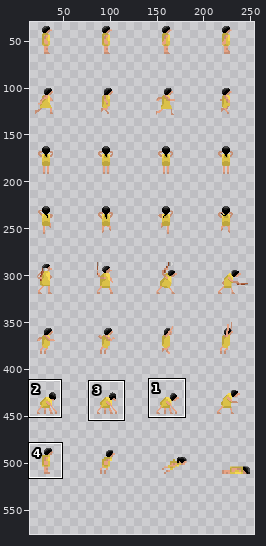
Edited in one commit: sprite sheet (data/guy.png). The first picture is a wide view before the edit; the outline marks the close-up.
Close-up. Before:
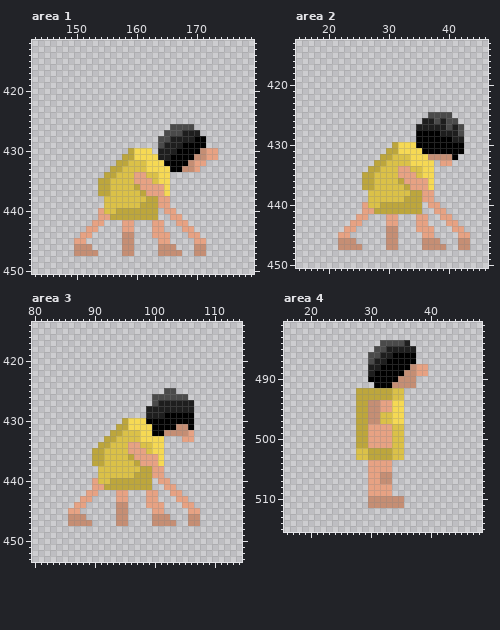
The file is 256x576 pixels. Shown: area 1: x 143..179, y 412..450; area 2: x 15..46, y 413..450; area 3: x 80..114, y 414..453; area 4: x 16..48, y 481..515. The wide view leaves out empty margins. The commit also changed other parts of the picture, which this record leaves out.
After the commit:
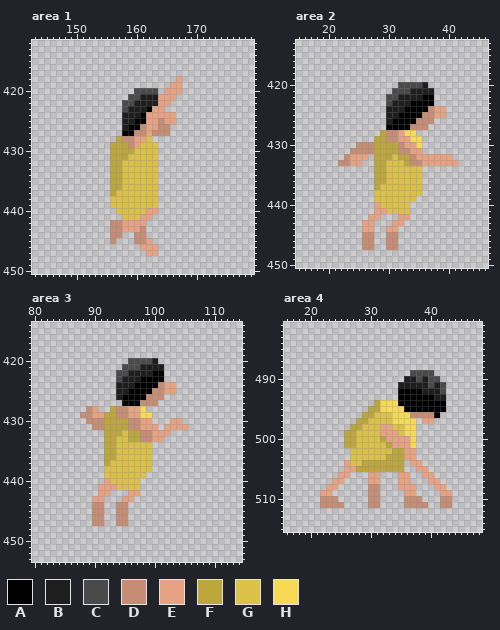
Palette (. is transparent): A #000000  B #1e1e1e  C #4a4a4a  D #c58e74  E #e7a283  F #bda63c  G #dbc148  H #f6d954
From old to new:
Area 1:
y 418: x 167 . -> E
y 419: x 166..167 .. -> EE
y 420: x 160..163 .... -> CCCC; x 165..167 ... -> EEE
y 421: x 159..166 ........ -> CCBBBEEE
y 422: x 158..165 ........ -> CCBBBBEE
y 423: x 158..164 ....... -> CBBBAEE
y 424: x 158..166 ......... -> BBBAEEEEE
y 425: x 158..166 ......... -> BBAAEEDEE
y 426: x 158..169 ........CCCC -> BAADEEDD....
y 427: x 158..170 .......CCCBBB -> AADDEDDD.....
y 428: x 157..162 ...... -> FDDEEG; x 164..171 CCBBBBAA -> ........
y 429: x 156..171 ........CBBBAAAA -> FFFDEGGG........
y 430: x 156..158 ... -> FFF; x 160..173 HHH.BBBAAAADEE -> GGGG..........
y 431: x 156..157 .. -> FF; x 159..173 FHHHHBBAAAADDEE -> GGGGG..........
y 432: x 156 . -> F; x 158 F -> G; x 162..171 HHHAAAADEE -> GG........
y 433: x 162..170 HHHHAADDE -> GG.......
y 434: x 155 F -> .; x 157 G -> F; x 160..161 EE -> GG; x 164..165 HH -> ..
y 435: x 154..157 FFGG -> ..FF; x 160..162 EEE -> GGG; x 164..165 HH -> ..
y 436: x 154..157 FFGG -> ..FF; x 160..165 FEEEEH -> GGGG..
y 437: x 154..156 FFG -> ..F; x 161..165 FEEEH -> GGG..
y 438: x 155 G -> .; x 162..165 FFEE -> GG..
y 439: x 155 G -> .; x 161..165 FFFEE -> GGG..
y 440: x 154..163 EGGFFFFFFF -> ...GGGGGEE; x 165..166 EE -> ..
y 441: x 154..163 EEFFFFFFFF -> ....GGGEE.; x 166..167 EE -> ..
y 442: x 153..154 EE -> ..; x 156..157 .. -> DD; x 160..161 .. -> EE; x 163..164 EE -> ..; x 167..168 EE -> ..
y 443: x 152..153 EE -> ..; x 156..157 .. -> DD; x 160..161 .. -> ED; x 163..164 EE -> ..; x 168..169 EE -> ..
y 444: x 151..152 EE -> ..; x 156..161 ..DD.. -> DD..DD; x 163..165 EEE -> ...; x 169..170 EE -> ..
y 445: x 150..151 EE -> ..; x 156 . -> D; x 158..162 DD... -> ..DDE; x 164..165 EE -> ..; x 170..171 EE -> ..
y 446: x 150..152 DDD -> ...; x 158..159 DD -> ..; x 161..166 ...DDD -> EEE...; x 170..171 DD -> ..
y 447: x 150..153 DDDD -> ....; x 158..159 DD -> ..; x 162..167 ..DDDD -> EE....; x 170..171 DD -> ..
Area 2:
y 420: x 32..36 ..... -> CCCCB
y 421: x 31..37 ....... -> CCCBBBB
y 422: x 30..37 ........ -> CCBBBBAA
y 423: x 30..37 ........ -> CBBBAAAA
y 424: x 30..39 .......... -> BBBAAAADEE
y 425: x 30..40 .......CCCC -> BBAAAADDEE.
y 426: x 30..41 ......BBCBCC -> BAAAADDD....
y 427: x 30..42 .....BBBBBCBC -> AAAADDD......
y 428: x 29..42 ......AAAABBBC -> FDDEHH........
y 429: x 28..42 .......AAAAAABB -> FFDDEEHH.......
y 430: x 25..30 ...... -> DDDFFF; x 32..42 HHHAAAAAAAA -> DEEH.......
y 431: x 24..29 ...... -> DDDDFF; x 32..42 HHHHAAAAAAA -> DDEE.......
y 432: x 23..26 .... -> DEEE; x 28 . -> F; x 32..41 GGHHHDDDDA -> FFDEEEEEE.
y 433: x 22..25 .... -> DDEE; x 33..38 GHHHH. -> FDDEEE; x 41 . -> E
y 434: x 27 F -> .; x 29 G -> F; x 32..33 EE -> GG; x 36..37 HH -> ..
y 435: x 26..29 FFGG -> ..FF; x 32..34 EEE -> GGG; x 36..37 HH -> ..
y 436: x 26..29 FFGG -> ..FF; x 32..37 FEEEEH -> GGGG..
y 437: x 26..28 FFG -> ..F; x 33..37 FEEEH -> GGG..
y 438: x 27 G -> .; x 34..37 FFEE -> GG..
y 439: x 27 G -> .; x 33..37 FFFEE -> GG...
y 440: x 26..35 EGGFFFFFFF -> ..EGGGGG..; x 37..38 EE -> ..
y 441: x 26..35 EEFFFFFFFF -> ..EEGGGG..; x 38..39 EE -> ..
y 442: x 25..28 EE.. -> ..EE; x 30..33 EE.. -> ..EE; x 35..36 EE -> ..; x 39..40 EE -> ..
y 443: x 24..27 EE.. -> ..EE; x 30 E -> .; x 32 . -> E; x 35..36 EE -> ..; x 40..41 EE -> ..
y 444: x 23..24 EE -> ..; x 26..27 .. -> EE; x 30..31 DD -> EE; x 35..37 EEE -> ...; x 41..42 EE -> ..
y 445: x 22..23 EE -> ..; x 26..27 .. -> DD; x 36..37 EE -> ..; x 42..43 EE -> ..
y 446: x 22..24 DDD -> ...; x 26..27 .. -> DD; x 36..38 DDD -> ...; x 42..43 DD -> ..
y 447: x 22..27 DDDD.. -> ....DD; x 36..39 DDDD -> ....; x 42..43 DD -> ..
Area 3:
y 420: x 96..100 ..... -> CCCCB
y 421: x 95..101 ....... -> CCCBBBB
y 422: x 94..101 ........ -> CCBBBBAA
y 423: x 94..101 ........ -> CBBBAAAA
y 424: x 94..103 .......... -> BBBAAAADEE
y 425: x 94..103 ........CC -> BBAAAADDEE
y 426: x 94..105 ......CCCCCC -> BAAAADDD....
y 427: x 95..106 .....CBBBBBB -> AAADDD......
y 428: x 89..90 .. -> DE; x 93..106 ......BBBBBBBB -> FDDEEH........
y 429: x 88..106 ...........BBBAAAAA -> DDEEFFDDEEHH.......
y 430: x 89..94 ...... -> DDDFFF; x 96..106 HHHAAAAAAAA -> DDEE...EE..
y 431: x 90..93 .... -> DDFF; x 96..106 HHHHAAAADDA -> DDEEE.EEEE.
y 432: x 92 . -> F; x 96..106 GGHHAADDDDE -> FFDDEEE....
y 433: x 96..101 GGHHHH -> FFDDEE; x 105..106 EE -> ..
y 434: x 91 F -> .; x 93 G -> F; x 96..97 EE -> GG; x 100..101 HH -> ..
y 435: x 90..93 FFGG -> ..FF; x 96..98 EEE -> GGG; x 100..101 HH -> ..
y 436: x 90..93 FFGG -> ..FF; x 96..101 FEEEEH -> GGGG..
y 437: x 90..92 FFG -> ..F; x 97..101 FEEEH -> GGG..
y 438: x 91 G -> .; x 98..101 FFEE -> GG..
y 439: x 91 G -> .; x 97..101 FFFEE -> GG...
y 440: x 90..99 EGGFFFFFFF -> ..EGGGGG..; x 101..102 EE -> ..
y 441: x 90 E -> .; x 92..99 FFFFFFFF -> EEGGGG..; x 102..103 EE -> ..
y 442: x 89..92 EE.. -> ..EE; x 94..97 EE.. -> ..EE; x 99..100 EE -> ..; x 103..104 EE -> ..
y 443: x 88..91 EE.. -> ..EE; x 94 E -> .; x 96 . -> E; x 99..100 EE -> ..; x 104..105 EE -> ..
y 444: x 87..88 EE -> ..; x 90..91 .. -> DD; x 99..101 EEE -> ...; x 105..106 EE -> ..
y 445: x 86..87 EE -> ..; x 90..91 .. -> DD; x 100..101 EE -> ..; x 106..107 EE -> ..
y 446: x 86..88 DDD -> ...; x 90..91 .. -> DD; x 100..102 DDD -> ...; x 106..107 DD -> ..
y 447: x 86..91 DDDD.. -> ....DD; x 100..103 DDDD -> ....; x 106..107 DD -> ..
Area 4:
y 484: x 32..36 CCCCB -> .....
y 485: x 31..37 CCBBBBB -> .......
y 486: x 30..37 CCBBAAAA -> ........
y 487: x 30..37 CBBAAAAA -> ........
y 488: x 30..39 BBAAAAADEE -> ..........
y 489: x 30..40 BAAAAADDEE. -> .......CCCC
y 490: x 30..41 AAAAADDD.... -> ......BBCBCC
y 491: x 31..42 AAADDDD..... -> ....BBBBBCBC
y 492: x 28..42 FFFFFFGG....... -> .......AAAABBBC
y 493: x 28..42 FFFFFFGG....... -> .......AAAAAABB
y 494: x 28..33 FFDDEE -> ...FHH; x 35..42 H....... -> AAAAAAAA
y 495: x 28..33 FFDDEE -> ..FFHH; x 36..42 ....... -> AAAAAAA
y 496: x 28 F -> .; x 30..31 DD -> FG; x 36..41 ...... -> HDDDDA
y 497: x 30..31 DD -> GG; x 36..37 .. -> HH; x 39..40 .. -> EE
y 498: x 27 . -> F; x 29..31 FEE -> GGG; x 36..37 .. -> HH
y 499: x 26..31 ..FFEE -> FFGGGG; x 34 G -> E; x 36..37 .. -> HH
y 500: x 26..32 ..FFEEE -> FFGGGGF; x 34..37 GG.. -> EEEH
y 501: x 26..37 ..FFEEEEGG.. -> FFGGGGGFEEEH
y 502: x 27 . -> G; x 30..37 FFFFGG.. -> GGGGFFEE
y 503: x 27 . -> G; x 30..32 FFF -> GGG; x 34..37 GG.. -> FFEE
y 504: x 26..35 ....EEEE.. -> EGGFFFFFFF; x 37..38 .. -> EE
y 505: x 26..35 ....EEEE.. -> EEFFFFFFFF; x 38..39 .. -> EE
y 506: x 25..26 .. -> EE; x 32..33 DD -> ..; x 35..36 .. -> EE; x 39..40 .. -> EE
y 507: x 24..25 .. -> EE; x 32..33 DD -> ..; x 35..36 .. -> EE; x 40..41 .. -> EE
y 508: x 23..24 .. -> EE; x 30..33 EEEE -> DD..; x 35..37 ... -> EEE; x 41..42 .. -> EE
y 509: x 22..23 .. -> EE; x 30..33 EEEE -> DD..; x 36..37 .. -> EE; x 42..43 .. -> EE
y 510: x 22..24 ... -> DDD; x 32..38 DDDD... -> ....DDD; x 42..43 .. -> DD
y 511: x 22..25 .... -> DDDD; x 32..39 DDDD.... -> ....DDDD; x 42..43 .. -> DD
Changed places in both close-ups, as pixel boxes (x1, y1, x2, y2):
changed: (74, 76, 218, 256)
changed: (338, 82, 470, 250)
changed: (68, 358, 200, 526)
changed: (320, 340, 452, 508)
